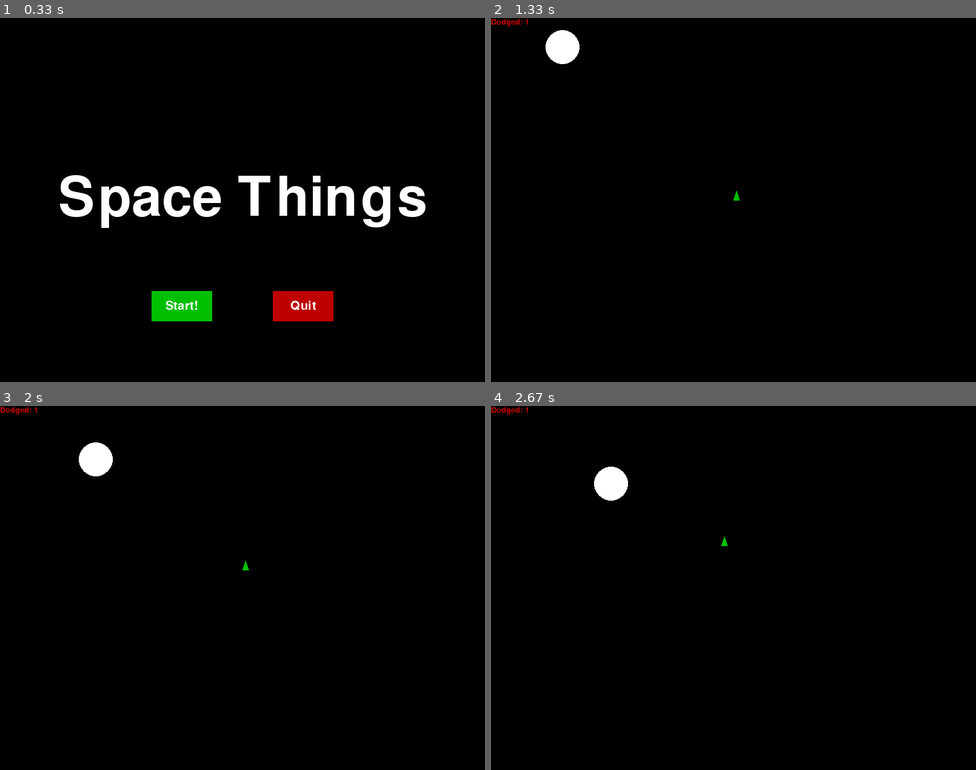
Above: before the commit, frames 1-4 (two rows, left to right).
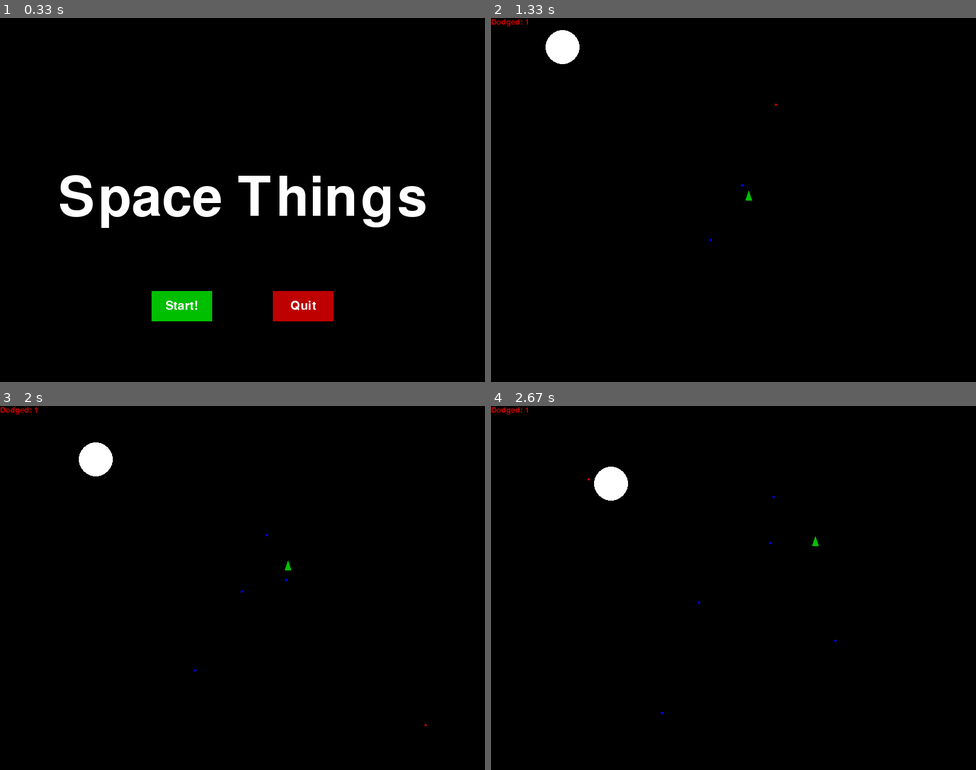
Above: after the commit, the same moments.

Repository: lizawaves/Learn-Pygame
Game: pygame game, started from spacethings.py
Same seed, same stepped clock (60 frames per second), same inputs: the game is played once before the commit and once after it.
Inputs (mouse positions are in pixels of both pictures, inside the frame that each line leads up to):
- Up to frame 1 (0.33 s): no input
- Up to frame 2 (1.33 s): press the mouse at (675, 305) at 0.37 s; move the mouse to (728, 294) at 0.47 s; release the mouse at (782, 280) at 0.6 s; press the mouse at (675, 305) at 0.7 s; move the mouse to (738, 189) at 0.8 s; release the mouse at (806, 72) at 0.93 s; hold D from 1 s (still down); click (777, 105) at 1.08 s
- Up to frame 3 (2 s): release D at 1.47 s; hold Up 1.5-1.8 s; click (179, 613) at 1.58 s; hold D from 1.83 s (still down); click (426, 726) at 1.92 s
- Up to frame 4 (2.67 s): release D at 2.3 s; hold Left from 2.33 s (still down); click (588, 478) at 2.42 s

Frame 1 is identical in both runs. In frame 2, less than 0.1% of the frame differs, in the area x 45-59%, y 23-62%; in frame 3, less than 0.1%; in frame 4, less than 0.1%, in the area x 19-72%, y 19-85%.

Commit message:
fim do dia, 11/11/2018

Diff:
--- a/spacethings.py
+++ b/spacethings.py
@@ -15,8 +15,11 @@
     global pause
     pygame.mixer.music.unpause()
     pause = False
+    pygame.mouse.set_visible(False)
 
 def paused():
+
+    pygame.mouse.set_visible(True)
 
     pygame.mixer.music.pause()
 
@@ -40,6 +43,8 @@
 
 def crash():
 
+    pygame.mouse.set_visible(True)
+
     pygame.mixer.music.stop()
     pygame.mixer.Sound.play(crash_sound)
 
@@ -63,7 +68,7 @@
 
 def game_intro():
 
-
+    pygame.mouse.set_visible(True)
     intro = True
 
     while intro:
@@ -88,6 +93,7 @@
 def game_loop():
 
     pygame.mixer.music.play(-1)
+    pygame.mouse.set_visible(False)
 
     global pause
 
@@ -108,6 +114,8 @@
     thing = []
 
     milestone = 5
+
+    aimposition = (0,0)
 
     for i in range(number_of_things):
         thing.append(Thing(0, 0, 0, 0, 0, 0))
@@ -123,7 +131,17 @@
 
         thing[i].r = random.randrange(inicial_r, inicial_r+20)
 
-        print(thing[i].x)
+
+    bullC = 0
+    bullet = []
+    #bullet.append(Bullet(0,0,0,0))
+    #bullet_x = 0
+    #bullet_y = 0
+    #bullet_vx = 0
+    #bullet_vy = 0
+    #bullet_c = blue
+
+
 
 
 
@@ -135,18 +153,36 @@
                 pygame.quit()
                 quit()
             if event.type == pygame.KEYDOWN:
-                if event.key == pygame.K_LEFT:
+                if event.key == pygame.K_LEFT or event.key == pygame.K_a:
                     ship_x_change += -1
-                if event.key == pygame.K_RIGHT:
+                if event.key == pygame.K_RIGHT or event.key == pygame.K_d:
                     ship_x_change += 1
-                if event.key == pygame.K_UP:
+                if event.key == pygame.K_UP or event.key == pygame.K_w:
                     ship_y_change += -1
-                if event.key == pygame.K_DOWN:
+                if event.key == pygame.K_DOWN or event.key == pygame.K_s:
                     ship_y_change += 1
                 if event.key == pygame.K_p:
                     pause = True
                     paused()
 
+            if event.type == pygame.MOUSEMOTION:
+                aimposition = pygame.mouse.get_pos()
+
+            if event.type == pygame.MOUSEBUTTONDOWN:
+                if pygame.mouse.get_pressed()[0]:
+                    bullet.append(Bullet(0, 0, 0, 0))
+                    bullet[bullC].x = ship_x
+                    bullet[bullC].y = ship_y
+                    bullet[bullC].vx = (aimposition[0] - ship_x)/100
+                    bullet[bullC].vy = (aimposition[1] - ship_y)/100
+                    bullC += 1
+                    print('mouse clicked')
+
+
+
+        for i in range(bullC):
+            bullet[i].x += bullet[i].vx
+            bullet[i].y += bullet[i].vy
 
         ship_x += ship_x_change
         ship_y += ship_y_change
@@ -163,12 +199,17 @@
             #print(str(thing[i].x) + " " + str(thing[i].y))
 
 
+
         gameDisplay.fill(black)
 
         space_ship(ship_x, ship_y)
+        aim(aimposition[0],aimposition[1],red)
 
         for i in range(number_of_things):
             space_things(thing[i].x,thing[i].y,thing[i].r,white)
+
+        for i in range(bullC):
+            bullets(int(bullet[i].x),int(bullet[i].y),blue)
 
 
         things_dodged(dodged)
@@ -200,7 +241,7 @@
                 else:
                     thing[i].y = 0
                 thing[i].r = random.randrange(inicial_r, inicial_r + 20)
-                print(str(thing[i].x) + " " + str(thing[i].y))
+                #print(str(thing[i].x) + " " + str(thing[i].y))
 
 
         pygame.display.update()
@@ -209,5 +250,4 @@
 game_intro()
 #game_loop()
 
-#arrumar a colisão das bolas
 #melhorar a progessão
--- a/spacethingsfunc.py
+++ b/spacethingsfunc.py
@@ -22,6 +22,8 @@
 
 pause = False
 
+
+
 class Thing:
   def __init__(self, x, y, r, speed,x_orientation, y_orientation):
     self.x = x
@@ -30,6 +32,13 @@
     self.speed = speed
     self.x_orientation = x_orientation
     self.y_orientation = y_orientation
+
+class Bullet:
+  def __init__(self, x, y, vel_x, vel_y):
+    self.x = x
+    self.y = y
+    self.vel_x = vel_x
+    self.vel_y = vel_y
 
 
 def button(msg,x,y,w,h,ic,ac,action=None):
@@ -69,3 +78,10 @@
 
 def space_things(tx, ty, tr,color):
     pygame.draw.circle(gameDisplay, color, (tx, ty), tr, 0)
+
+
+def aim(x, y, color):
+    pygame.draw.circle(gameDisplay, color, (x, y), 2, 0)
+
+def bullets(x,y,color):
+    pygame.draw.circle(gameDisplay, color, (x, y), 2, 0)
--- a/test.py
+++ b/test.py
@@ -12,10 +12,21 @@
 
 
 
-def space_ship_teste(x,y,r):
-    test = ((x,y-5),(x-5,y),(x+5,y))
-    print(test)
-    pygame.draw.polygon(gameDisplay, green, ((x-1,y-10),(x-10,y),(x+10,y)))
+def space_ship_teste(x,y,r,s,d):
+
+
+    toppoint = (x,y-s)
+    lpoint = (x-s,y)
+    rpoint = (x+s,y)
+
+    if 0 < d < 2:
+        #both go up
+        toppoint = (x+r, (y-s)+r)
+        lpoint = ((x-s, y)
+        rpoint = (x+s, y)
+
+
+    pygame.draw.polygon(gameDisplay, green, ((toppoint,lpoint,rpoint)))
 
 def unpause():
     global pause
@@ -99,7 +110,9 @@
 
     ship_x = display_w / 2
     ship_y = display_h / 2
-    ship_r = 0
+    ship_r = 3
+    ship_s = 6
+    ship_d = 0
 
     ship_x_change = 0
     ship_y_change = 0
@@ -118,9 +131,14 @@
                 quit()
             if event.type == pygame.KEYDOWN:
                 if event.key == pygame.K_LEFT:
-                    ship_r += -5
+                    ship_d += -1
+                    if ship_d == -8:
+                        ship_d = 0
                 if event.key == pygame.K_RIGHT:
-                    ship_r += 5
+                    ship_d += 1
+                    if ship_d == 8:
+                        ship_d = 0
+
                 if event.key == pygame.K_UP:
                     ship_y_change += -1
                 if event.key == pygame.K_DOWN:
@@ -137,7 +155,7 @@
 
         gameDisplay.fill(black)
 
-        space_ship_teste(ship_x, ship_y,ship_r)
+        space_ship_teste(ship_x, ship_y,ship_r,ship_s,ship_d)
 
 
         if ship_x < 0 or ship_x > display_w or ship_y < 0 or ship_y > display_h:
